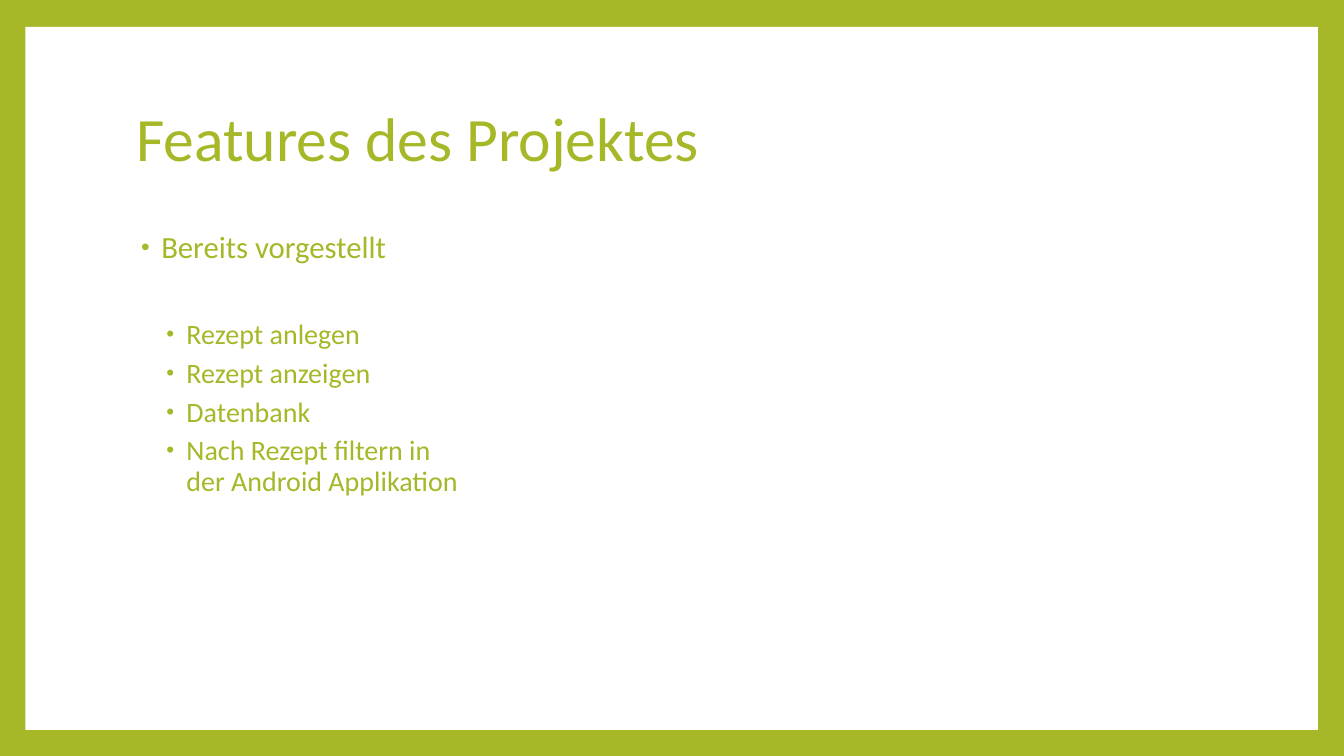
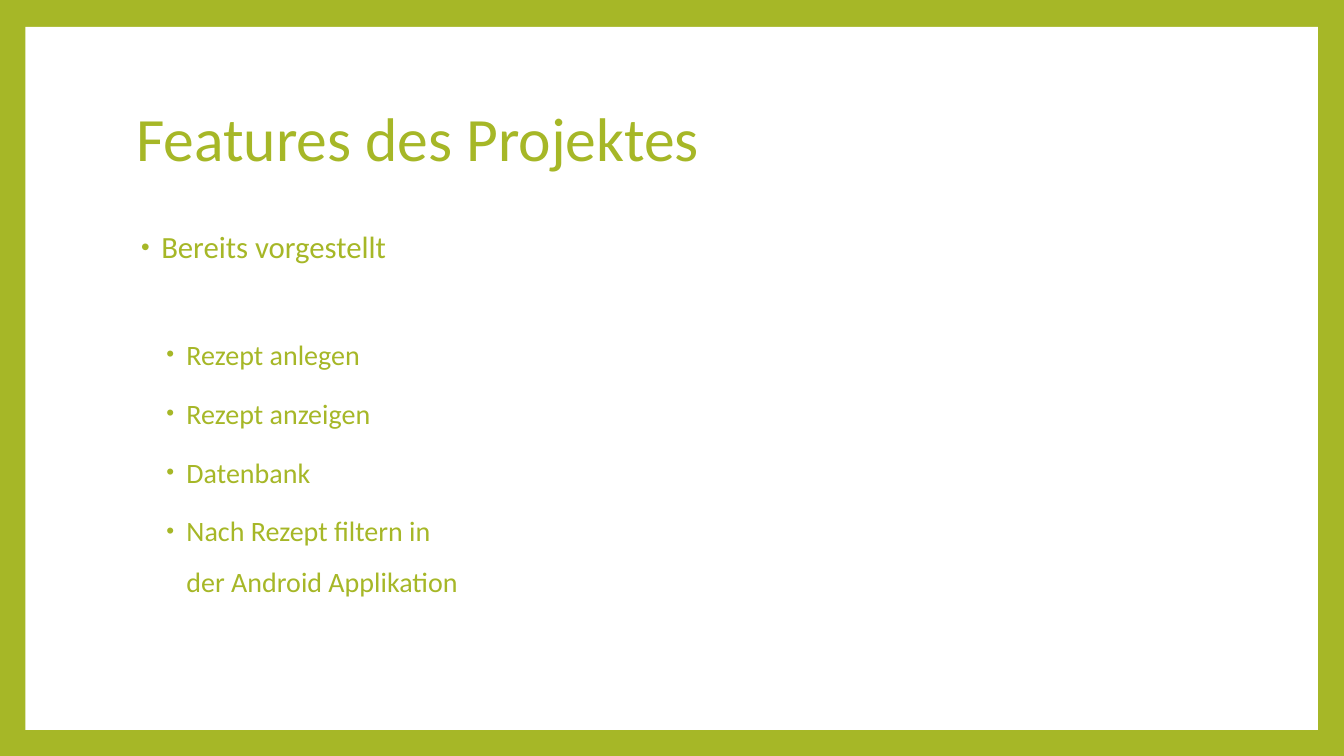
Before and after one commit to SalihColak/Cooking-Consultant, a slide deck: slide 4 of docs/Praesentation_Prototyp/end_cookingconsultant.pptx. Drawn at 1344x756 pixels with LibreOffice and Linux fonts; fonts in the diff are those of the drawing. Boxes give left, top, right and bottom in pixels: in the first picture for what was removed or moved away, otherwise in the second. Text is boxed around its words. In the diff, an @@ line names an element or a change of style, - is before the commit and + after.

```diff
--- a/docs/Praesentation_Prototyp/end_cookingconsultant.pptx
+++ b/docs/Praesentation_Prototyp/end_cookingconsultant.pptx
@@ text at bbox=[186, 345, 457, 597]: line spacing 0.9 to 1.5 @@
```
Also in this commit, not shown: 4 other slides changed.
